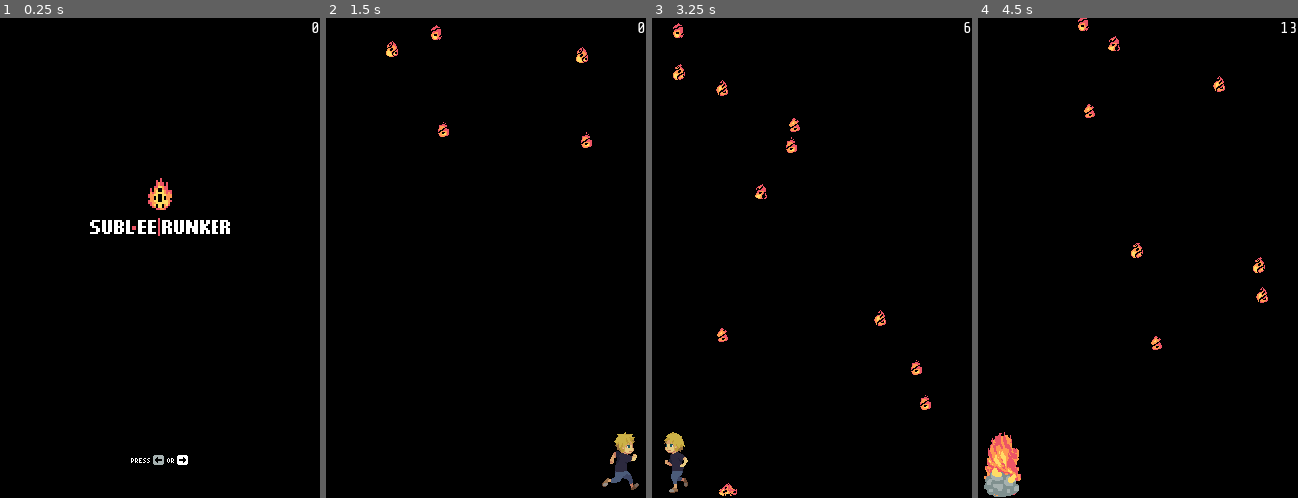
Above: before the commit, frames 1-4 (left to right).
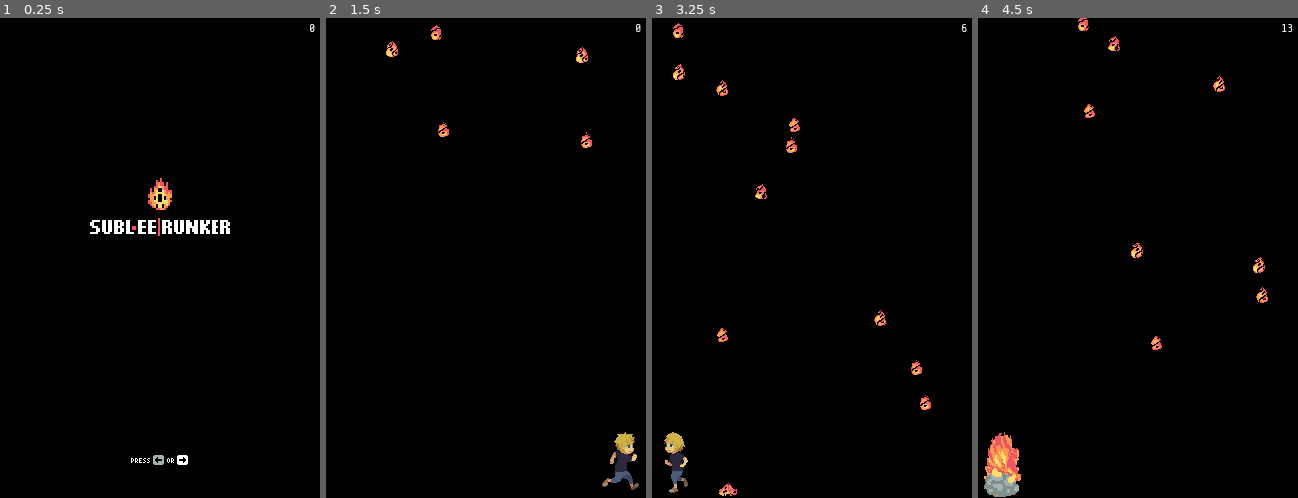
Above: after the commit, the same moments.

Repository: yeonghoey/subleerunker-gd
Game: Godot game, scene res://main/main.tscn
The game is run twice, just before and just after one commit, with the same random seed, the same clock (stepped at 60 frames per second) and the same inputs.
Inputs:
- Up to frame 1 (0.25 s): no input
- Up to frame 2 (1.5 s): tap Enter at 0.5 s; hold Right (ui_right) from 0.53 s (still down)
- Up to frame 3 (3.25 s): release Right (ui_right) at 2.03 s; hold Left (ui_left) from 2.03 s (still down)
- Up to frame 4 (4.5 s): release Left (ui_left) at 4.28 s; hold Right (ui_right) from 4.28 s (still down)

The runs differ from the first frame. In frame 1, less than 0.1% of the frame differs, in the area x 96-100%, y 0-4%; in frame 2, less than 0.1%; in frame 3, less than 0.1%; in frame 4, less than 0.1%, in the area x 94-100%, y 0-4%.

Commit message:
Minorfix on CurrentScore

Diff:
--- a/ShareTechMono-Regular.tres
+++ b/ShareTechMono-Regular.tres
@@ -3,4 +3,5 @@
 [ext_resource path="res://ShareTechMono-Regular.ttf" type="DynamicFontData" id=1]
 
 [resource]
+size = 12
 font_data = ExtResource( 1 )
--- a/ui/ui.tscn
+++ b/ui/ui.tscn
@@ -4,23 +4,25 @@
 [ext_resource path="res://ShareTechMono-Regular.tres" type="DynamicFont" id=2]
 
 [node name="UI" type="MarginContainer"]
-margin_right = 320.0
-margin_bottom = 480.0
+anchor_right = 1.0
+anchor_bottom = 1.0
+margin_top = 3.0
+margin_right = -5.0
 script = ExtResource( 1 )
 
 [node name="HBoxContainer" type="HBoxContainer" parent="."]
-margin_right = 320.0
-margin_bottom = 480.0
+margin_right = 315.0
+margin_bottom = 477.0
 alignment = 2
 
 [node name="VBoxContainer" type="VBoxContainer" parent="HBoxContainer"]
-margin_left = 311.0
-margin_right = 320.0
-margin_bottom = 480.0
+margin_left = 309.0
+margin_right = 315.0
+margin_bottom = 477.0
 
 [node name="CurrentScore" type="Label" parent="HBoxContainer/VBoxContainer"]
-margin_right = 9.0
-margin_bottom = 19.0
+margin_right = 6.0
+margin_bottom = 14.0
 custom_fonts/font = ExtResource( 2 )
 text = "0"
 align = 2
